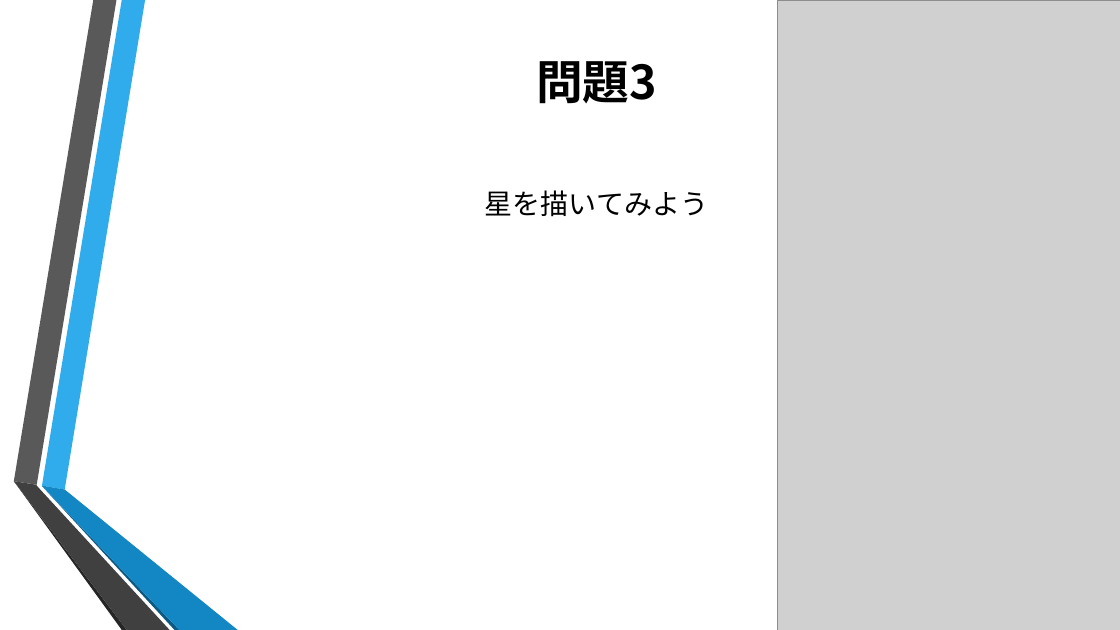
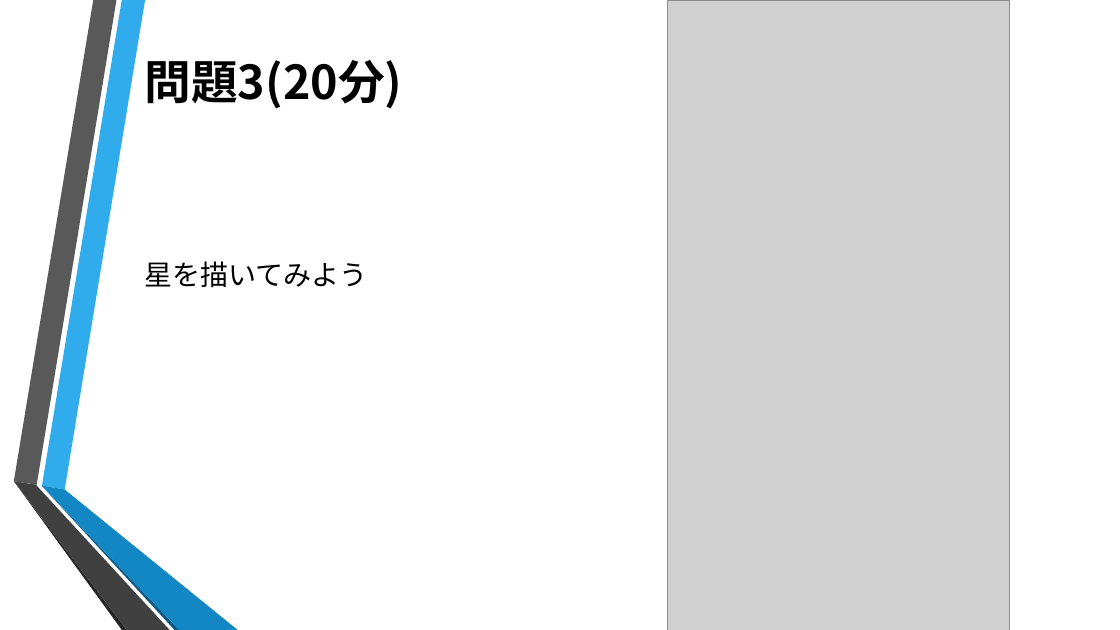
Before and after one commit to ColorSchemeSystem/1DaySummerIntern, a slide deck: slide 13 of 1day.pptx. Drawn at 1120x630 pixels with LibreOffice and Linux fonts; fonts in the diff are those of the drawing; grey boxes stand for pictures; background and template pictures are left out. Boxes give left, top, right and bottom in pixels: in the first picture for what was removed or moved away, otherwise in the second. Text is boxed around its words. In the diff, an @@ line names an element or a change of style, - is before the commit and + after.

```diff
--- a/1day.pptx
+++ b/1day.pptx
@@ picture moved from (x1=778, y1=0, x2=1120, y2=630) to (x1=667, y1=0, x2=1010, y2=630) @@
@@ title at (x1=145, y1=60, x2=403, y2=109): text changed @@
-問題3
+問題3(20分)
@@ text "星を描いてみよう" moved from (x1=485, y1=190, x2=708, y2=217) to (x1=145, y1=261, x2=368, y2=288) @@
@@ text "星を描いてみよう" at (x1=145, y1=261, x2=368, y2=288): alignment centre to left @@
```
Also in this commit, not shown: 8 other slides changed, 6 other files.
